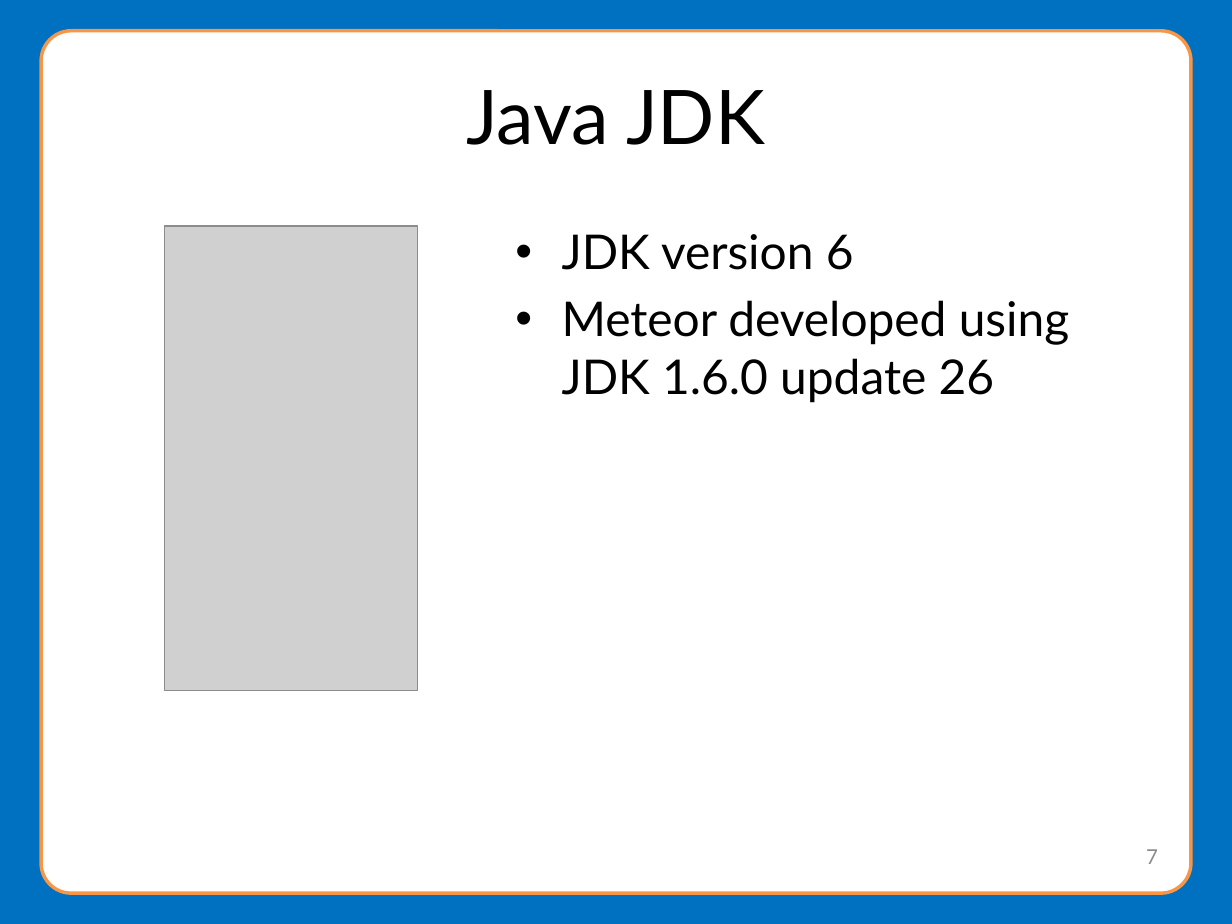
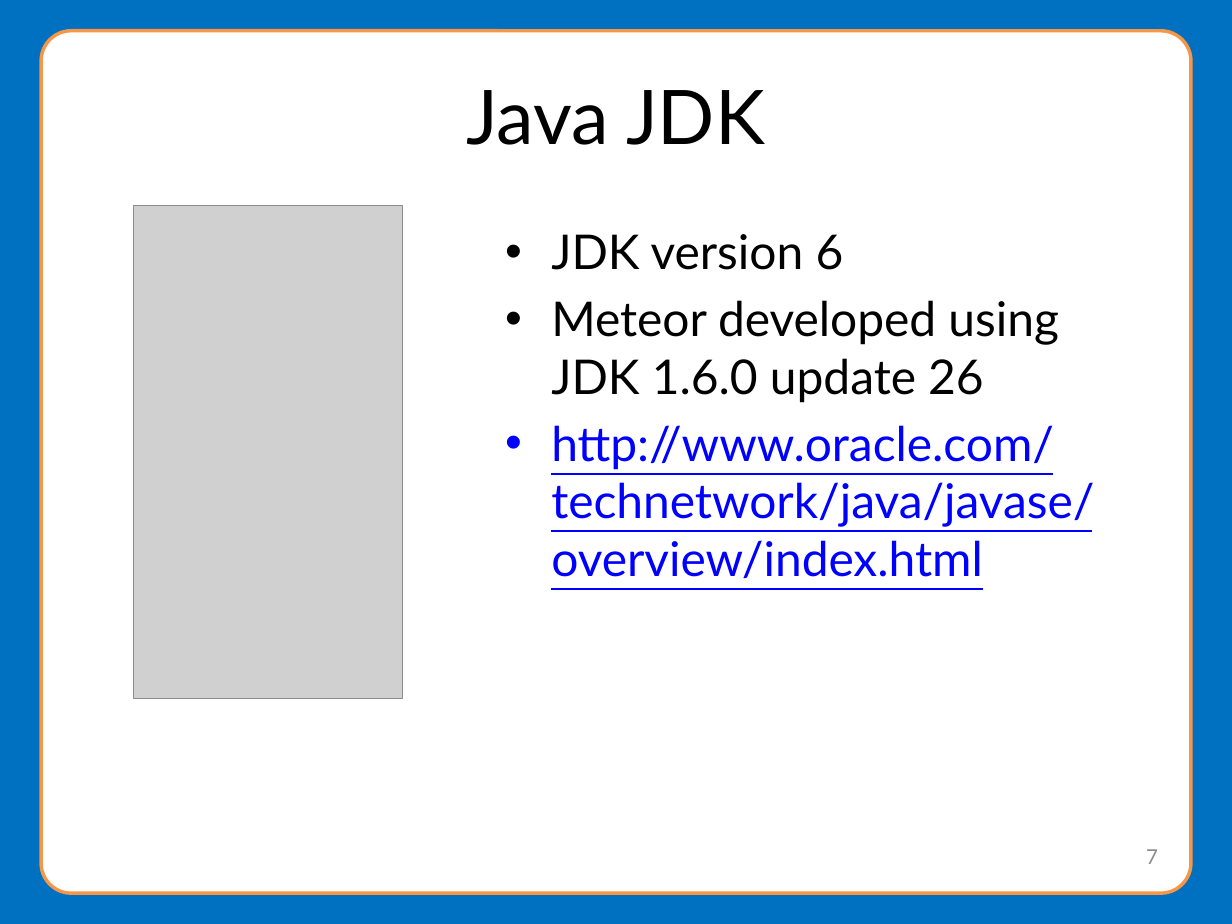
Before and after one commit to NationalStudentClearinghouse/Meteor4, a slide deck: slide 7 of docs/webinar/MeteorWebinarPresentation.pptx. Drawn at 1232x924 pixels with LibreOffice and Linux fonts; fonts in the diff are those of the drawing; grey boxes stand for pictures; background and template pictures are left out. Boxes give left, top, right and bottom in pixels: in the first picture for what was removed or moved away, otherwise in the second. Text is boxed around its words. In the diff, an @@ line names an element or a change of style, - is before the commit and + after.

Commit message:
Finished technical overview section

```diff
--- a/docs/webinar/MeteorWebinarPresentation.pptx
+++ b/docs/webinar/MeteorWebinarPresentation.pptx
@@ picture: place and size @@
-picture at bbox=[164, 225, 418, 690]
+picture at bbox=[133, 206, 402, 699]
@@ text "JDK version 6": place and size @@
-text "JDK version 6" at bbox=[562, 234, 1070, 403]
+text "JDK version 6" at bbox=[551, 234, 1094, 578]
@@ text at bbox=[551, 425, 1094, 578]: paragraph added @@
+• http://www.oracle.com/technetwork/java/javase/overview/index.html
```
Also in this commit, not shown: 4 other slides changed, 1 slide added, 1 slide removed.
